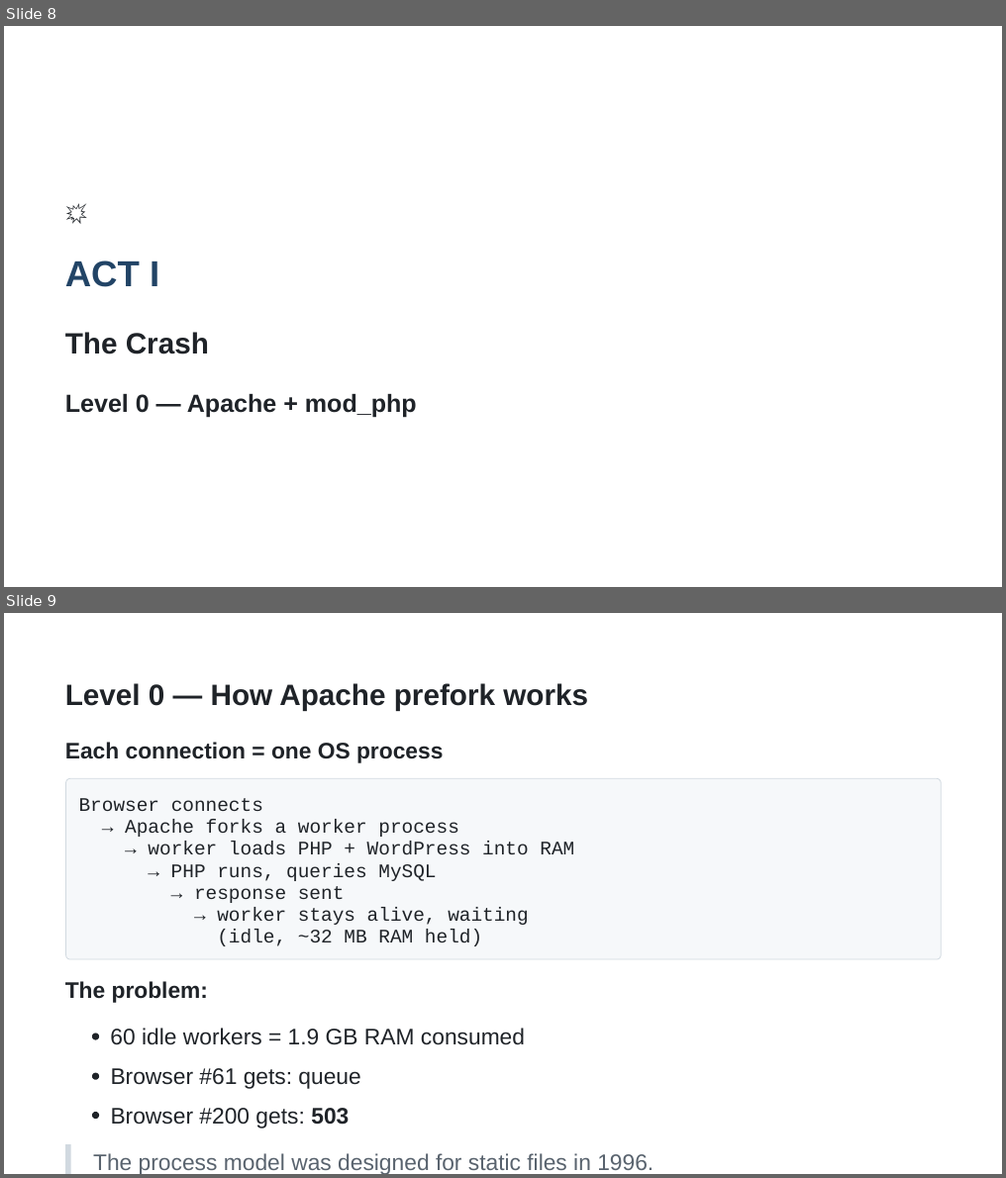
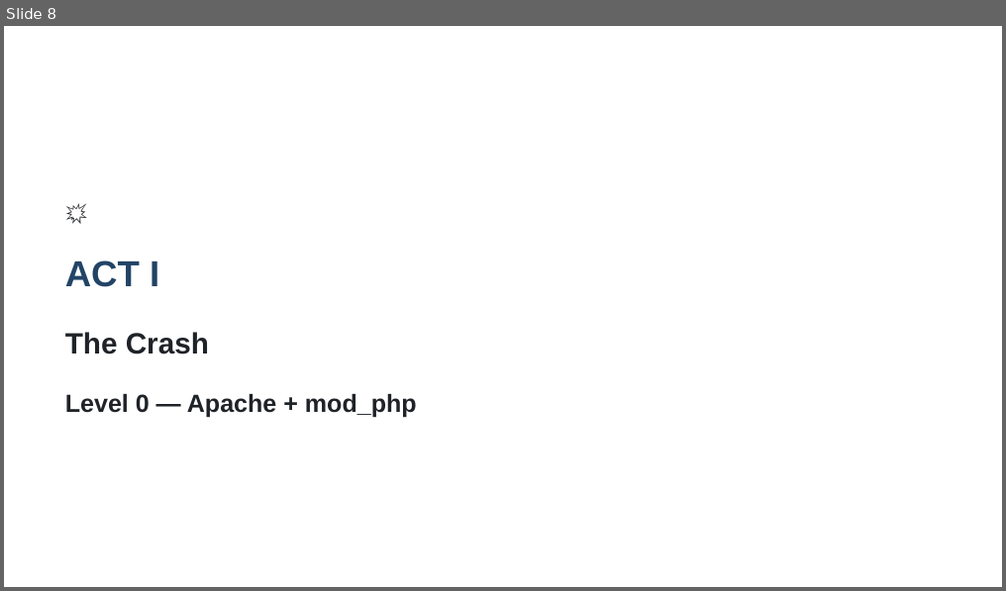
Before and after one commit to NedkoHristov/WordPress-Europe-2026, a slide deck: SLIDES-RICH-editable.pptx. Shown one above the other, each under a label of ours: slides 8 and 9 before the commit, slide 8 after it. The pictures are 1006x1178 and 1006x591 pixels, drawn with LibreOffice and Linux fonts; fonts in the diff are those of the drawing. Boxes give left, top, right and bottom in pixels: in the first picture for what was removed or moved away, otherwise in the second. Text is boxed around its words. In the diff, an @@ line names an element or a change of style, - is before the commit and + after.

```diff
--- a/SLIDES-RICH-editable.pptx
+++ b/SLIDES-RICH-editable.pptx
@@ slide 9 removed at [4,613,1002,1174], background #FFFFFF @@
@@ freeform shape removed at [4,613,1002,1174] @@
@@ text removed at [65,683,588,711] @@
-Level 0 — How Apache prefork works
@@ text removed at [65,742,443,762] @@
-Each connection = one OS process
@@ freeform shape removed at [66,778,942,959] @@
@@ freeform shape removed at [66,778,942,959] @@
@@ text removed at [79,798,263,811] @@
-Browser connects
@@ text removed at [125,819,459,837] @@
-→ Apache forks a worker process
@@ text removed at [148,842,574,856] @@
-→ worker loads PHP + WordPress into RAM
@@ text removed at [171,863,436,881] @@
-→ PHP runs, queries MySQL
@@ text removed at [194,886,345,903] @@
-→ response sent
@@ text removed at [217,908,529,925] @@
-→ worker stays alive, waiting
@@ text removed at [217,930,482,947] @@
-(idle, ~32 MB RAM held)
@@ text removed at [65,981,208,1003] @@
-The problem:
@@ text removed at [110,1028,525,1046] @@
-60 idle workers = 1.9 GB RAM consumed
@@ freeform shape removed at [92,1033,99,1040] @@
@@ freeform shape removed at [92,1073,99,1080] @@
@@ text removed at [111,1068,360,1089] @@
-Browser #61 gets: queue
@@ freeform shape removed at [92,1112,99,1119] @@
@@ text removed at [111,1108,349,1129] @@
-Browser #200 gets: 503
@@ freeform shape removed at [65,1145,70,1174] @@
@@ text removed at [93,1154,653,1174] @@
-The process model was designed for static files in 1996.
```
Also in this commit, not shown: 4 slides changed, 4 slides added, 3 other slides removed, 22 other files.
